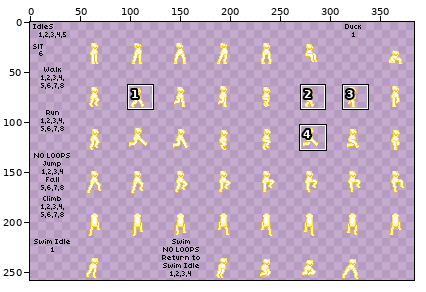
One commit to this sprite sheet: humanoid/novakid/femalebody.png. Above, an overview of the earlier version with the close-up marked.
Close-up. Old version:
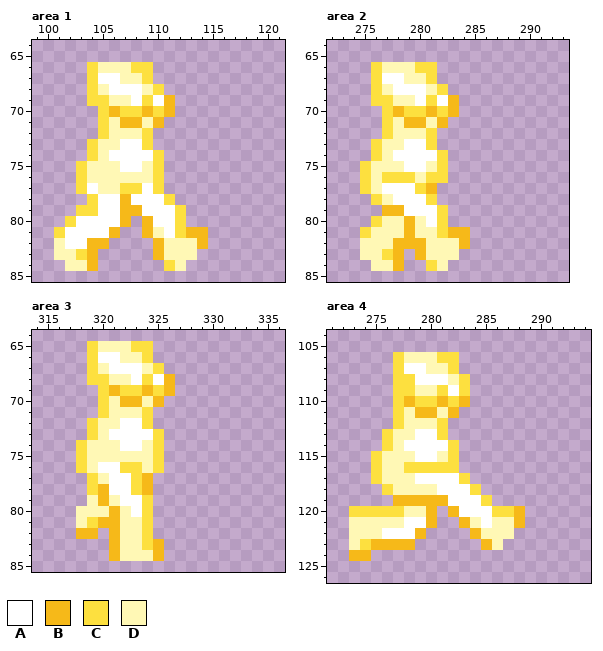
The file is 387x258 pixels. Shown: area 1: x 99..121, y 64..85; area 2: x 272..293, y 64..85; area 3: x 314..336, y 64..85; area 4: x 271..294, y 104..126. The wide view leaves out empty margins. The commit also changed other parts of the picture, which this record leaves out.
Palette (. is transparent): A #ffffff  B #f6b919  C #fde03f  D #fff8b5
Pixels before, area 1, first column x 101:
66 ...CDDDCC.....
67 ...CAADDC.....
68 ...CDAAADC....
69 ...CCDDACAB...
70 ....CBCCBCB...
71 ....CDBBDB....
72 ....CDDDC.....
73 ...CDDAAC.....
74 ...CDAAAAC....
75 ..CDDDAADC....
76 ..CDDDDDDC....
77 ..CADDCCAC....
78 ...CAABAAAC...
79 ..CCAABBAAAC..
80 .CAAAAB.BAAC..
81 CAAAAB..BDACBB
82 DAABB....BDDDB
83 DDCB.....BDDD.
84 .DDB......CD..
Pixels before, area 2, first column x 275:
66 .CDDDCC...
67 .CAADDC...
68 .CDAAADC..
69 .CCDDACAB.
70 ..CBCCBCB.
71 ..CDBBDB..
72 ..CDDDC...
73 .CDDAAC...
74 .CDAAAAC..
75 CDDDAADC..
76 CDCCCDCC..
77 CDAAACB...
78 .CDAAAC...
79 ..BBAAAC..
80 .CDDBDAC..
81 CDDDBDDCBB
82 DDDBBBDDDB
83 DDCB.BDDD.
84 .DDB..CD..
Pixels before, area 3, first column x 318:
65 .CDDDCC..
66 .CAADDC..
67 .CDAAADC.
68 .CCDDACAB
69 ..CBCCBCB
70 ..CDBBDB.
71 ..CDDDC..
72 .CDDAAC..
73 .CDAAAAC.
74 CDDDAADC.
75 CDDDDDDC.
76 CDAACCDC.
77 .CDAACB..
78 .CBAACB..
79 .DBDAAC..
80 DDDBDAC..
81 DCBBDDC..
82 BB.BDDC..
83 ...BDDCB.
84 ...BDDDB.
Pixels before, area 4, first column x 273:
106 ....CDDDCC......
107 ....CAADDC......
108 ....CCAAADC.....
109 ....CCDDCAC.....
110 ....CBCCBCB.....
111 ....CDBBDB......
112 ....CDDDC.......
113 ...CDDAAC.......
114 ...CDAAAAC......
115 ..CDDDAADC......
116 ..CDDCCCCC......
117 ..CDDDAAAAC.....
118 ...CDDDDAAAC....
119 ....BBBBBAAAC...
120 CCCCCDDB.BAAACCB
121 DDDDDAAB..BDADDB
122 DDDAAAB....BDDD.
123 DCBBBB......BD..
124 BB..............
After:
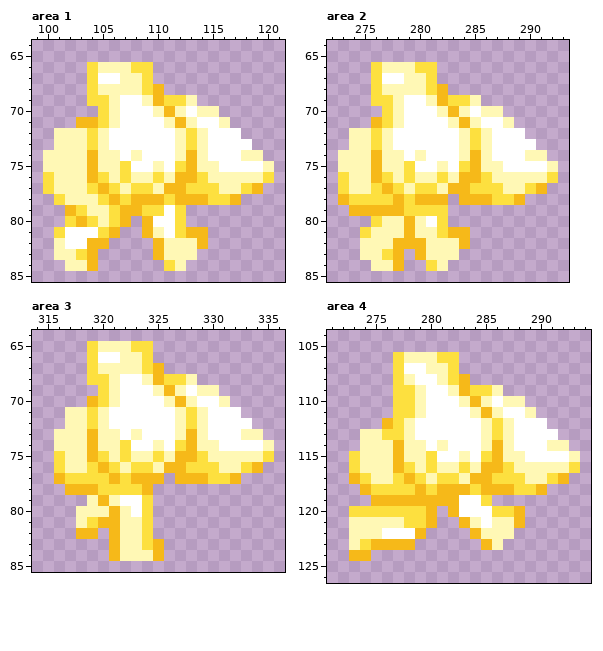
Change:
Changed rows in their new state; - is an unchanged pixel.
Area 1:
first column x 100:
68 ------DDDCB----------
69 -------A-DBCCD-------
70 ------DAAAD-DADD-----
71 ---BB--AAAADBDAAD----
72 -DDDCDAAAAAADCDAAA---
73 -DDD--A--AAADCDAAAA--
74 DDDDB-D-D-AADBDAAADD-
75 DDDDB--C-ADACBDDAAAAD
76 CDDDBC-C---DBBCDDDDDC
77 CDDDCBCD-CDBBCCCDDCB-
78 -CDDDCBCBBB-BBBCCB---
79 --B-DDC--CC----------
80 ---BCDC--------------
81 -----C---------------
Area 2:
first column x 273:
68 -----DDDCB----------
69 ------A-DBCCD-------
70 -----DAAAD-DADD-----
71 ---B--AAAADBDAAD----
72 -DDCDAAAAAADCDAAA---
73 -DD--A--AAADCDAAAA--
74 DDDB-D-D-AADBDAAADD-
75 DDDB--C-ADACBDDAAAAD
76 CDDB-D--D-DBBCDDDDDC
77 CDDCBCD-CDBBCCCDDCB-
78 BCC-CBCBBB-BBBCCB---
79 -BBB--CCC-----------
Area 3:
first column x 316:
67 -----DDDCB----------
68 ------A-DBCCD-------
69 -----DAAAD-DADD-----
70 ---B--AAAADBDAAD----
71 -DDCDAAAAAADCDAAA---
72 -DD--A--AAADCDAAAA--
73 DDDB-D-D-AADBDAAADD-
74 DDDB--C-ADACBDDAAAAD
75 CDDBC-C---DBBCDDDDDC
76 CDDCBCD-CDBBCCCDDCB-
77 BCC-CBCB-B-BBBCCB---
78 -BBBCCC-------------
Area 4:
first column x 273:
108 -----D--DCB----------
109 -------AADBCCD-------
110 -----CDAAADBDADD-----
111 -----CDAAAADBDAAD----
112 ---B--AAAAAADCDAAA---
113 -DD-C---AAAADCDAAAA--
114 -DDDBDD-DAAADBDAAADD-
115 CDD-B-DCAADACBDDAAAAD
116 CDD-B-D-DDCDBBCDDDDDC
117 BCD-CBCDCCDBBCCCDDCB-
118 -BC-CCBCBBB-BBBCCB---
119 --BB-----B-----------
120 -----CC--------------
121 -----CC--------------
Where, in picture pixels (left, top, right, bottom), the same in both close-ups:
changed: (43, 84, 274, 238)
changed: (338, 84, 558, 216)
changed: (54, 363, 274, 495)
changed: (349, 374, 580, 528)
